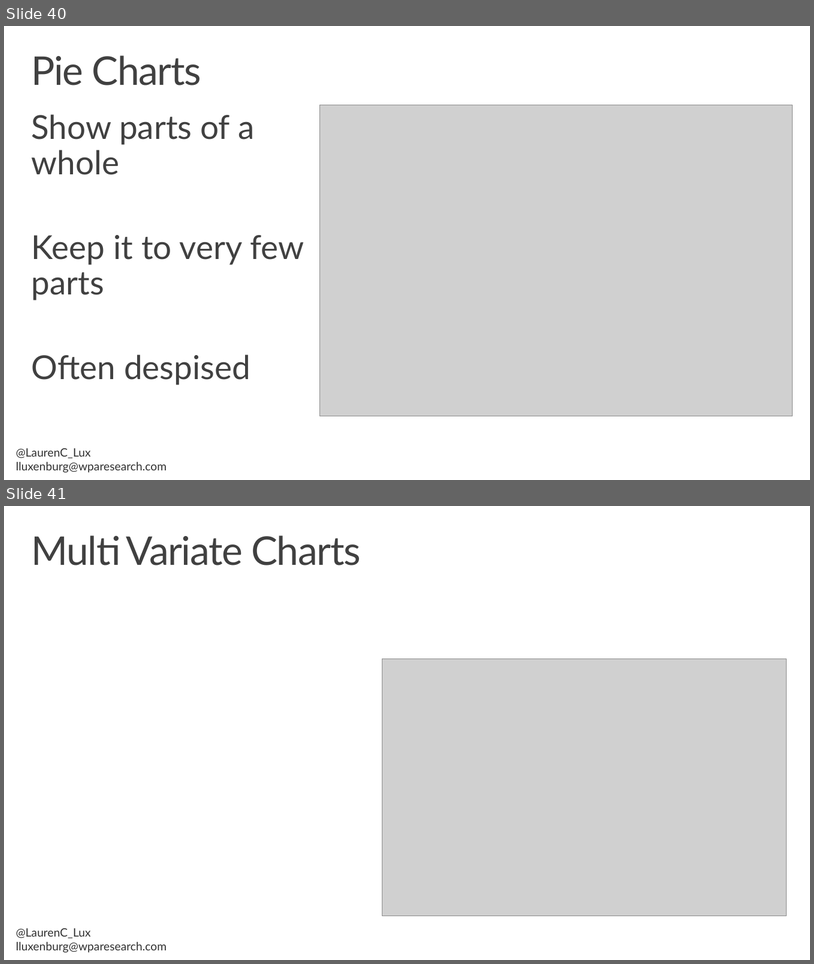
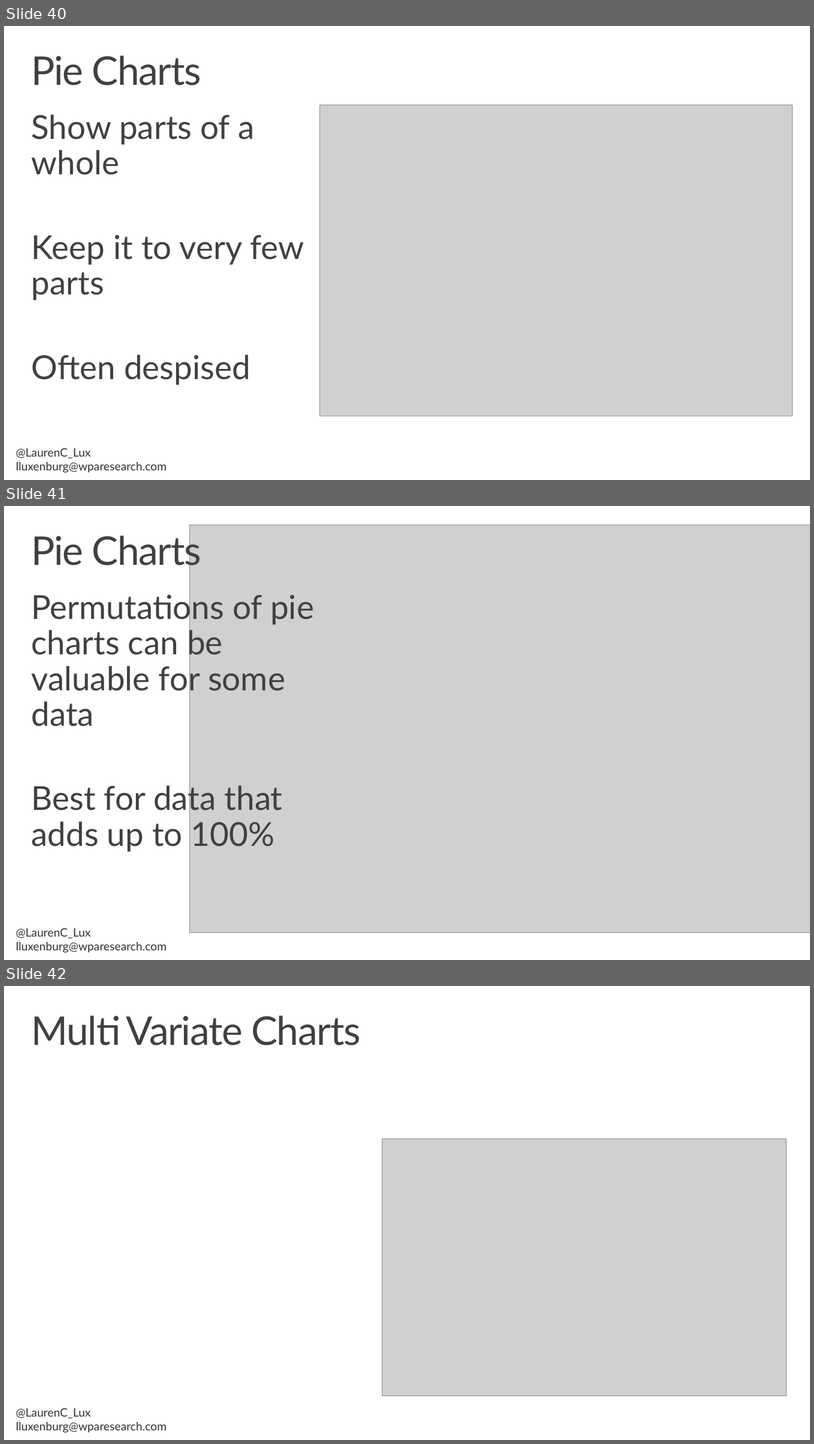
Before and after one commit to matthiasxc/DataVisClass, a slide deck: Session 2.pptx. Shown one above the other, each under a label of ours: slides 40 and 41 before the commit, slides 40, 41 and 42 after it. The pictures are 814x964 and 814x1444 pixels, drawn with LibreOffice and Linux fonts; fonts in the diff are those of the drawing; grey boxes stand for pictures; background and template pictures are left out. Boxes give left, top, right and bottom in pixels: in the first picture for what was removed or moved away, otherwise in the second. Text is boxed around its words. In the diff, an @@ line names an element or a change of style, - is before the commit and + after.

```diff
--- a/Session 2.pptx
+++ b/Session 2.pptx
@@ slide 41 added at box(4, 506, 810, 960), background #FFFFFF; not listed: 1 template element that a slide beside it also shows @@
@@ title added at box(31, 531, 202, 573), 48 pt, text #404040 @@
+Pie Charts
@@ picture added at box(189, 525, 810, 933) @@
@@ text added at box(31, 590, 314, 852), 40 pt, text #404040 @@
+Permutations of pie charts can be valuable for some data
+Best for data that adds up to 100%
@@ what was slide 41 is now slide 42 @@
```
Also in this commit, not shown: 2 other slides added, 1 slide removed.
